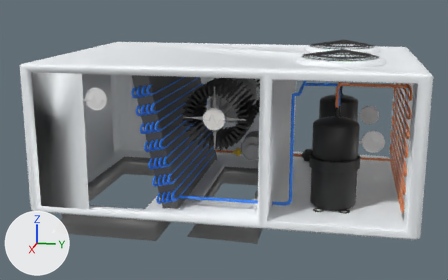
Two versions of the glTF model public/rooftop_engie.glb, one commit apart.
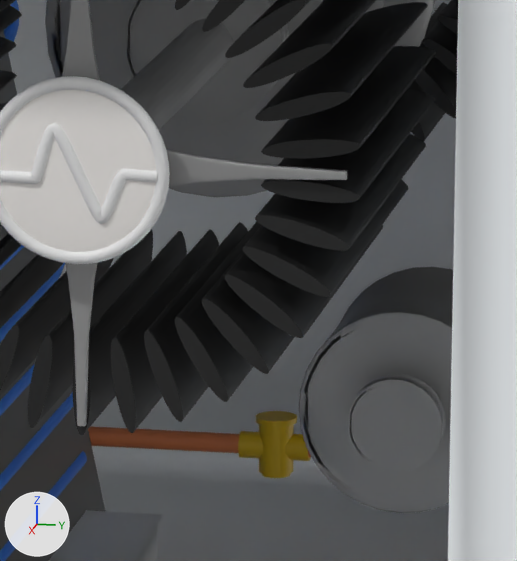
Each version is shown whole from a camera (50 mm lens) standing at (8.92, 1.59, 2.94) and looking at (-0.38, -0.27, 0.61), then close up on the part from 46% to 60% of the width and 35% to 59% of the height. The axes (+X, +Y, +Z) are drawn at lower left. The lights are the same throughout. Where no turn or scale is listed for an object, it has been applied to the vertices.

The scene before the commit, as lines of its bpy script (objects in view):
```python
me_cilindro_025 = bpy.data.meshes.new('Cilindro.025')
me_cilindro_025.from_pydata(...)  # 960 vertices, 1916 faces; spans x -0.298..0.298, y -0.298..0.298, z -0.298..0.298
me_cilindro_025.materials.append(mat_cinza_grade)  # grey #a1a1a1
me_cilindro_038 = bpy.data.meshes.new('Cilindro.038')
me_cilindro_038.from_pydata(...)  # 960 vertices, 1916 faces; spans x -0.033..0.033, y -0.137..0.137, z -0.137..0.137
me_cilindro_038.materials.append(mat_cinza_grade)  # grey #a1a1a1
me_cilindro_041 = bpy.data.meshes.new('Cilindro.041')
me_cilindro_041.from_pydata(...)  # 960 vertices, 1916 faces; spans x -0.02..0.02, y -0.083..0.083, z -0.083..0.083
me_cilindro_041.materials.append(mat_cinza_grade)  # grey #a1a1a1
me_cilindro_042 = bpy.data.meshes.new('Cilindro.042')
me_cilindro_042.from_pydata(...)  # 960 vertices, 1916 faces; spans x -0.181..0.181, y -0.181..0.181, z -0.181..0.181
me_cilindro_042.materials.append(mat_cinza_grade)  # grey #a1a1a1
me_cubo_012 = bpy.data.meshes.new('Cubo.012')
me_cubo_012.from_pydata(...)  # 40 vertices, 76 faces; spans x -0.008..0.008, y -0.182..0.182, z -0.044..0.044
me_cubo_012.materials.append(mat_cinza_grade)  # grey #a1a1a1
ob_cilindro_017 = bpy.data.objects.new('Cilindro.017', me_cilindro_025)
ob_cilindro_017.location = (-0.024, -0.045, 1.336)
ob_cilindro_030 = bpy.data.objects.new('Cilindro.030', me_cilindro_038)
ob_cilindro_030.location = (0.354, -0.045, 1.327)
ob_cilindro_032 = bpy.data.objects.new('Cilindro.032', me_cilindro_041)
ob_cilindro_032.location = (0.279, 0.277, 0.655)
ob_cilindro_033 = bpy.data.objects.new('Cilindro.033', me_cilindro_042)
ob_cilindro_033.location = (0.051, 0.277, 0.66)
ob_cubo_012 = bpy.data.objects.new('Cubo.012', me_cubo_012)
ob_cubo_012.location = (1.379, 0.182, 1.324)
# also in view: 'Ventilador_Evap' at (-0.03, -0.04, 1.33); 'Cubo.013' at (1.38, -0.04, 1.1); 'Cubo' at (-0.5, 0.0, 0.81); 'Cubo.015' at (0.22, -0.8, 0.97); 'BézierCurve.018' at (0.21, -0.71, 0.98)
```
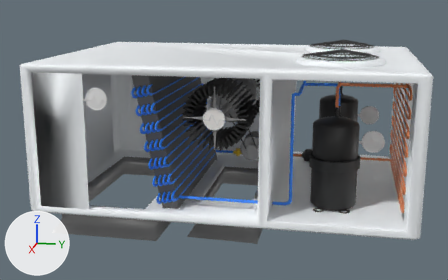
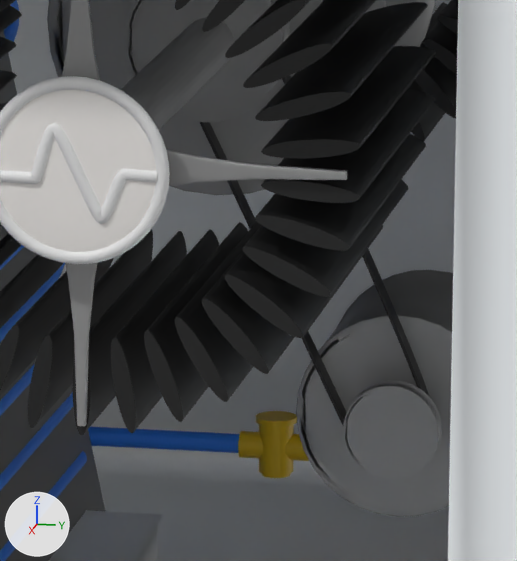
Edits to the bpy script that builds the scene:
```text
Add me_béziercurve_027:
    me_béziercurve_027.from_pydata(...)  # 1342 vertices, 2640 faces; spans x -0.038..0.009, y -0.141..0.338, z -0.405..0.436
    me_béziercurve_027.materials.append(mat_black_filter)  # black #1b1b1b
Add me_béziercurve_026:
    me_béziercurve_026.from_pydata(...)  # 300 vertices, 576 faces; spans x 0.529..0.805, y -2.1..-1.653, z 0.263..0.317
    me_béziercurve_026.materials.append(mat_azul_frio)  # blue #2f87fa
Change ob_cilindro_032:
    ob_cilindro_032.location: (0.279, 0.277, 0.655) -> (0.325, 0.277, 0.655)
Change ob_cilindro_033:
    ob_cilindro_033.location: (0.051, 0.277, 0.66) -> (0.076, 0.277, 0.66)
Change ob_cilindro_017:
    ob_cilindro_017.location: (-0.024, -0.045, 1.336) -> (-0.041, -0.045, 1.336)
Change ob_cilindro_030:
    ob_cilindro_030.location: (0.354, -0.045, 1.327) -> (0.339, -0.045, 1.327)
Add ob_béziercurve:
    ob_béziercurve = bpy.data.objects.new('BézierCurve', me_béziercurve_027)
    ob_béziercurve.location = (0.297, 0.0, 0.997)
Add ob_béziercurve_026:
    ob_béziercurve_026 = bpy.data.objects.new('BézierCurve.026', me_béziercurve_026)
    ob_béziercurve_026.location = (-1.733, 1.432, -0.088)
```

Where the change shows, as pixel boxes [x1, y1, x2, y2] in the close-ups (517 x 561 px):
'Cilindro.033', moved: before [299, 267, 453, 513]; after [296, 270, 453, 517]
'Cilindro.017', moved: before [45, 0, 435, 197]; after [47, 0, 436, 195]
'Cilindro.030', moved: before [123, 0, 289, 124]; after [125, 0, 290, 123]
'Cilindro.032', moved: before [347, 374, 446, 473]; after [343, 380, 442, 479]
'BézierCurve', added (black): after [200, 75, 429, 425]
'BézierCurve.026', added (blue): after [88, 427, 240, 453]
'BézierCurve.014', unchanged, covered by the edit: before [88, 426, 311, 457]
